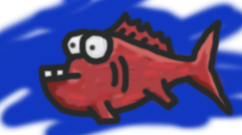
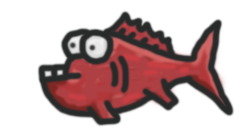
Comparing the layer stacks of the two 242px x 135px images. Changes:
hid "Layer 3" over [0,0,242,135]
